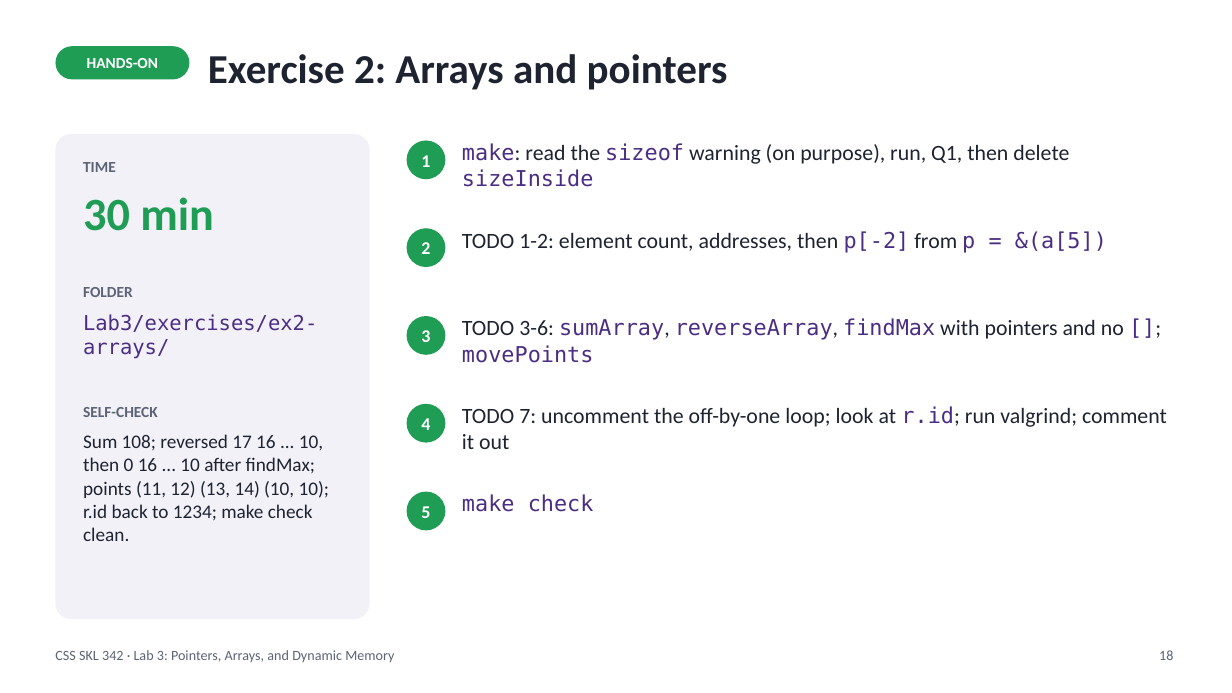
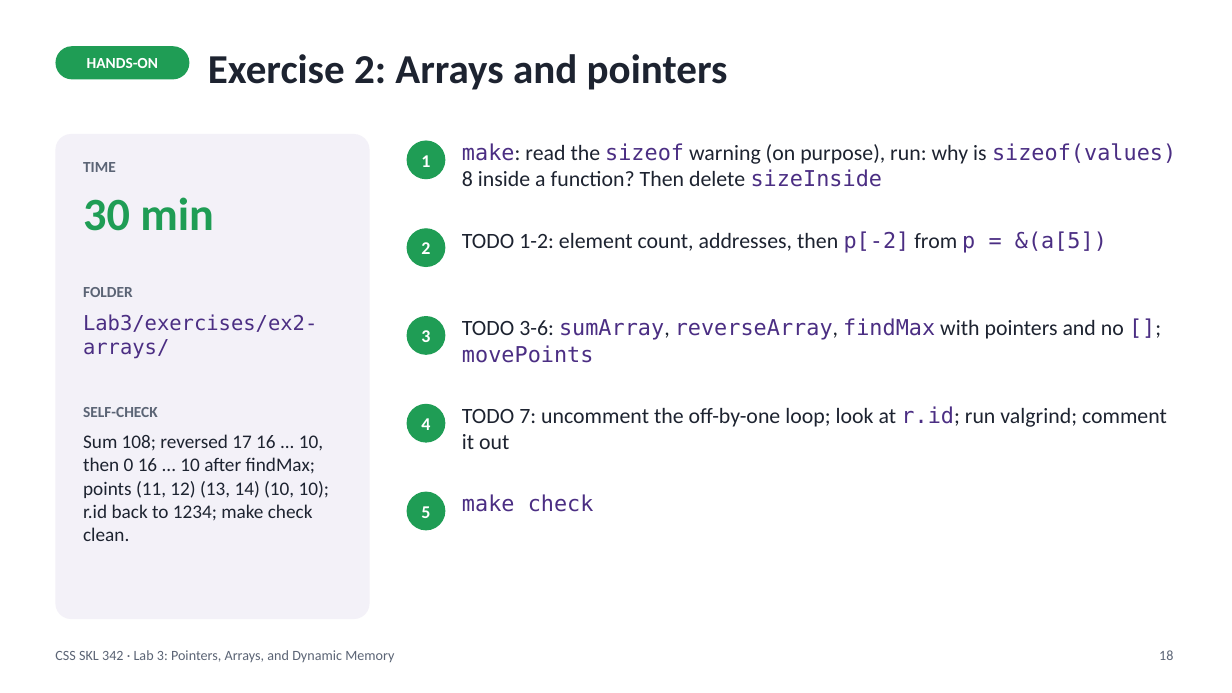
Before and after one commit to myuwbclasses/CSSSKL-342, a slide deck: slide 18 of Lab3/Lab3-Slides.pptx. Drawn at 1232x693 pixels with LibreOffice and Linux fonts; fonts in the diff are those of the drawing. Boxes give left, top, right and bottom in pixels: in the first picture for what was removed or moved away, otherwise in the second. Text is boxed around its words. In the diff, an @@ line names an element or a change of style, - is before the commit and + after.

```diff
--- a/Lab3/Lab3-Slides.pptx
+++ b/Lab3/Lab3-Slides.pptx
@@ text at [462,143,1176,187]: text changed @@
-make: read the sizeof warning (on purpose), run, Q1, then delete sizeInside
+make: read the sizeof warning (on purpose), run: why is sizeof(values) 8 inside a function? Then delete sizeInside
```
Also in this commit, not shown: 14 other slides changed, 3 slides added, 2 slides removed, 47 other files.
